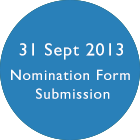
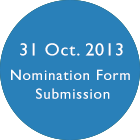
The second (140, 140) image is a revision of the first. Changes to its layers:
renamed "31 Sept 2013" to "31 Oct. 2013", painted on it over [left=19, top=43, right=123, bottom=60]
